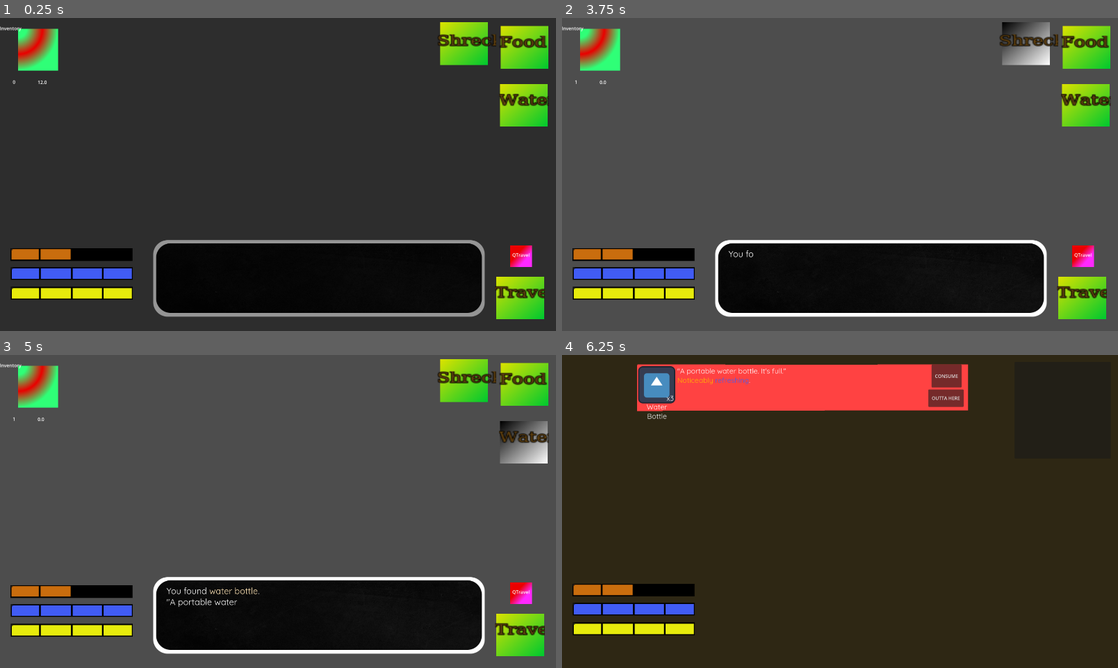
Above: before the commit, frames 1-4 (two rows, left to right).
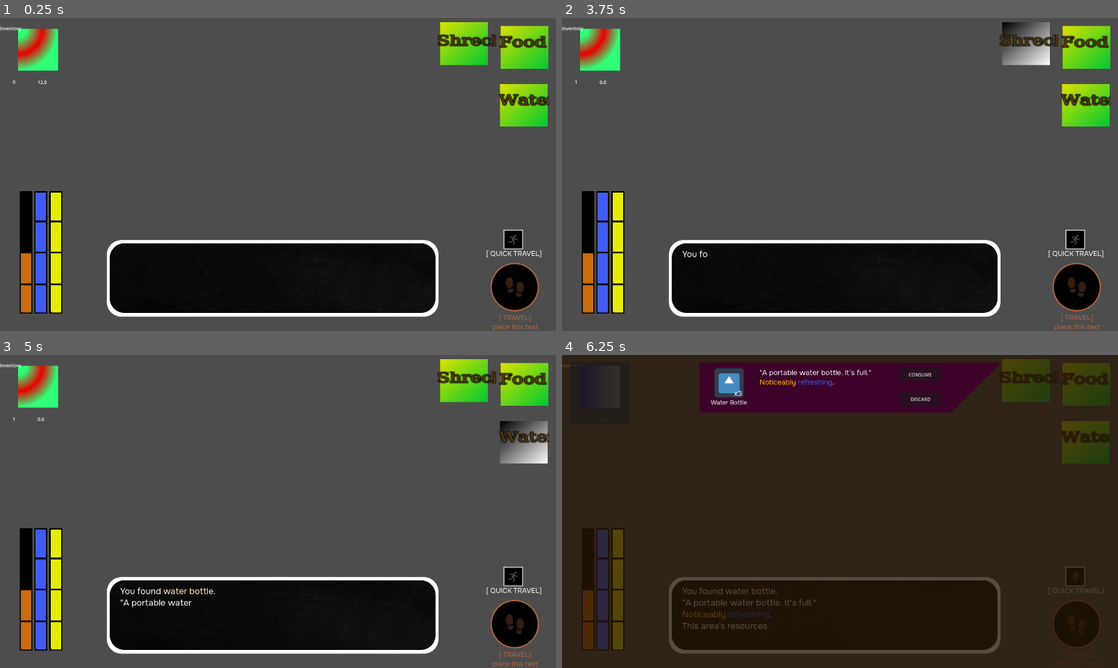
Above: after the commit, the same moments.

Repository: Peafowll/They-Left-Me
Game: Godot game, scene res://Objects/travel_mode.tscn
Two runs of this game, one before a commit and one after it. Both use one fixed random seed, a clock stepped at 60 frames per second and the inputs below. The engine's default icon, where the game draws it, is replaced by a stand-in: a white triangle on a blue panel in a dark square.
Inputs (mouse positions are in pixels of both pictures, inside the frame that each line leads up to):
- Up to frame 1 (0.25 s): no input
- Up to frame 2 (3.75 s): click "Travel" (after the commit: "[ TRAVEL] place this text whe…") at 0.5 s; click "QTravel" (after the commit: "[ QUICK TRAVEL]") at 1.25 s; click (600, 49) at 2 s; click (573, 287) at 2.77 s; click "Shreck" at 3.5 s
- Up to frame 3 (5 s): click "Water" at 4.25 s
- Up to frame 4 (6.25 s): click "Food" at 5 s; click (600, 386) at 5.75 s

The runs differ from the first frame. In frame 1, 84% of the frame differs, in the area x 0-100%, y 0-100%; in frame 2, 10%; in frame 3, 10%; in frame 4, 18%.

Commit message:
UI Update Part I
New Icons for travel and q.travel
Changed layout of inventory

Diff:
--- a/Objects/day_dev.gd
+++ b/Objects/day_dev.gd
@@ -1,4 +1,4 @@
 extends Label
 
-func _process(delta: float) -> void:
+func _process(_delta: float) -> void:
 	text = str(World.day)
--- a/Objects/hour_dev.gd
+++ b/Objects/hour_dev.gd
@@ -1,4 +1,4 @@
 extends Label
 
-func _process(delta: float) -> void:
+func _process(_delta: float) -> void:
 	text = str(World.hour)
--- a/Objects/inventory.tscn
+++ b/Objects/inventory.tscn
@@ -3,11 +3,11 @@
 [ext_resource type="Script" uid="uid://dcwv35s7k4av" path="res://Objects/inventory.gd" id="1_uwsja"]
 [ext_resource type="Script" uid="uid://brif5eptj7lho" path="res://Objects/item_ui.gd" id="2_30xvo"]
 [ext_resource type="Texture2D" uid="uid://cegclh44m5ssm" path="res://icon.svg" id="2_33ull"]
-[ext_resource type="FontFile" uid="uid://drd2x6n6tumik" path="res://Objects/Themes/Quicksand-Regular.ttf" id="2_ogkbk"]
+[ext_resource type="FontFile" uid="uid://e534v0lhcoix" path="res://Objects/Themes/Onest-VariableFont_wght.ttf" id="3_uj6eu"]
 [ext_resource type="PackedScene" uid="uid://3moepcq27gcb" path="res://Objects/stat_bar.tscn" id="5_uj6eu"]
 
 [sub_resource type="StyleBoxFlat" id="StyleBoxFlat_uwsja"]
-bg_color = Color(0.18, 0.1536, 0.081, 1)
+bg_color = Color(0.14902, 0.0823529, 0.027451, 0.768627)
 
 [sub_resource type="StyleBoxFlat" id="StyleBoxFlat_gnudj"]
 bg_color = Color(0.905433, 0.92, 0.046, 1)
@@ -44,16 +44,18 @@
 
 [node name="Panel" type="Panel" parent="."]
 layout_mode = 0
-offset_right = 1924.0
-offset_bottom = 1086.0
+offset_left = -51.0
+offset_top = -18.0
+offset_right = 1948.0
+offset_bottom = 1094.0
 theme_override_styles/panel = SubResource("StyleBoxFlat_uwsja")
 
 [node name="VBoxContainer" type="VBoxContainer" parent="Panel"]
 layout_mode = 0
-offset_left = 278.0
-offset_top = 51.0
-offset_right = 417.0
-offset_bottom = 1007.0
+offset_left = 544.0
+offset_top = 64.0
+offset_right = 864.0
+offset_bottom = 1026.0
 
 [node name="ItemRow" type="VBoxContainer" parent="Panel/VBoxContainer"]
 custom_minimum_size = Vector2(25, 200)
@@ -63,82 +65,91 @@
 layout_mode = 2
 script = ExtResource("2_30xvo")
 
-[node name="Polygon2D" type="Polygon2D" parent="Panel/VBoxContainer/ItemRow/ItemUI"]
-position = Vector2(1.46336, 18.6903)
-scale = Vector2(0.974446, 0.817259)
-color = Color(1, 0.26, 0.26, 1)
-polygon = PackedVector2Array(-21, 157, 1153, 154, 1153, 66.1083, 1153, -40, 558.816, -37.6548, -20, -40)
+[node name="ItemSlot" type="Polygon2D" parent="Panel/VBoxContainer/ItemRow/ItemUI"]
+position = Vector2(-1.09456, 18.6903)
+scale = Vector2(0.85264, 0.817259)
+color = Color(0.242175, 0.00914331, 0.162452, 1)
+polygon = PackedVector2Array(-21, 170, 1000, 170, 1200, -40, -21, -39.9999)
 
 [node name="Label" type="RichTextLabel" parent="Panel/VBoxContainer/ItemRow/ItemUI"]
 clip_contents = false
 custom_minimum_size = Vector2(0, 1)
 layout_direction = 2
 layout_mode = 0
-offset_left = -11.0
-offset_top = 117.0
-offset_right = 112.0
-offset_bottom = 183.0
-theme_override_fonts/normal_font = ExtResource("2_ogkbk")
-theme_override_font_sizes/normal_font_size = 25
+offset_left = -13.0
+offset_top = 109.0
+offset_right = 181.0
+offset_bottom = 153.0
+mouse_filter = 2
+theme_override_constants/line_separation = -9
+theme_override_fonts/normal_font = ExtResource("3_uj6eu")
+theme_override_font_sizes/normal_font_size = 21
 bbcode_enabled = true
-text = "[center]item here[/center]"
+text = "ITEM NAME
+I HATE THIS"
 scroll_active = false
 tab_size = 2
+horizontal_alignment = 1
 
 [node name="CountLabel" type="RichTextLabel" parent="Panel/VBoxContainer/ItemRow/ItemUI"]
 z_index = 1
 layout_mode = 0
-offset_left = 83.0
-offset_top = 87.0
-offset_right = 138.0
-offset_bottom = 128.0
-theme_override_fonts/normal_font = ExtResource("2_ogkbk")
+offset_left = 29.0
+offset_top = 75.0
+offset_right = 129.0
+offset_bottom = 113.0
+mouse_filter = 2
+theme_override_fonts/normal_font = ExtResource("3_uj6eu")
 theme_override_font_sizes/normal_font_size = 25
 text = "x1"
+horizontal_alignment = 2
 
 [node name="Description" type="RichTextLabel" parent="Panel/VBoxContainer/ItemRow/ItemUI"]
 layout_mode = 0
-offset_left = 120.0
-offset_top = -7.0
-offset_right = 1100.0
-offset_bottom = 126.0
-theme_override_fonts/normal_font = ExtResource("2_ogkbk")
+offset_left = 189.0
+offset_top = 3.0
+offset_right = 661.0
+offset_bottom = 136.0
+mouse_filter = 2
+theme_override_fonts/normal_font = ExtResource("3_uj6eu")
 theme_override_font_sizes/normal_font_size = 25
 bbcode_enabled = true
-text = "Tho
-sd
-fd
-gfd"
+text = "Description
+--------------
+--------------
+Description"
 
 [node name="Icon" type="Sprite2D" parent="Panel/VBoxContainer/ItemRow/ItemUI"]
-position = Vector2(49, 57)
+position = Vector2(84, 55)
+scale = Vector2(0.820313, 0.820313)
 texture = ExtResource("2_33ull")
 
 [node name="ConsumeButton" type="Button" parent="Panel/VBoxContainer/ItemRow/ItemUI"]
 layout_mode = 0
-offset_left = 998.0
-offset_top = -13.0
-offset_right = 1102.0
-offset_bottom = 66.0
+offset_left = 673.0
+offset_top = 2.0
+offset_right = 815.0
+offset_bottom = 51.0
 text = "CONSUME"
 metadata/ItemName = "placehold"
 
 [node name="DiscardButton" type="Button" parent="Panel/VBoxContainer/ItemRow/ItemUI"]
 layout_mode = 0
-offset_left = 987.0
-offset_top = 73.0
-offset_right = 1109.0
-offset_bottom = 133.0
-text = "OUTTA HERE"
+offset_left = 673.0
+offset_top = 88.0
+offset_right = 818.0
+offset_bottom = 136.0
+text = "DISCARD"
 
 [node name="Close Inventory button" type="Button" parent="."]
 layout_mode = 0
-offset_left = 1563.0
+offset_left = 27.0
 offset_top = 29.0
-offset_right = 1895.0
-offset_bottom = 362.0
+offset_right = 233.0
+offset_bottom = 245.0
 
 [node name="EnergyBar" parent="." instance=ExtResource("5_uj6eu")]
+visible = false
 layout_mode = 0
 offset_left = 37.0
 offset_top = 928.0
@@ -147,6 +158,7 @@
 theme_override_styles/fill = SubResource("StyleBoxFlat_gnudj")
 
 [node name="ThirstBar" parent="." instance=ExtResource("5_uj6eu")]
+visible = false
 layout_mode = 0
 offset_left = 37.0
 offset_top = 860.0
@@ -155,6 +167,7 @@
 theme_override_styles/fill = SubResource("StyleBoxFlat_swd4b")
 
 [node name="HungerBar" parent="." instance=ExtResource("5_uj6eu")]
+visible = false
 layout_mode = 0
 offset_left = 36.0
 offset_top = 794.0
--- a/Objects/textbox.tscn
+++ b/Objects/textbox.tscn
@@ -1,7 +1,8 @@
-[gd_scene load_steps=4 format=3 uid="uid://idib3kfv2002"]
+[gd_scene load_steps=5 format=3 uid="uid://idib3kfv2002"]
 
 [ext_resource type="Texture2D" uid="uid://b111vyqfhvxmi" path="res://Sprites/textbox.png" id="1_7tnc2"]
 [ext_resource type="Script" uid="uid://bv2tgqwdtsb12" path="res://textbox.gd" id="2_1wf8y"]
+[ext_resource type="FontFile" uid="uid://e534v0lhcoix" path="res://Objects/Themes/Onest-VariableFont_wght.ttf" id="3_1chv7"]
 [ext_resource type="FontFile" uid="uid://drd2x6n6tumik" path="res://Objects/Themes/Quicksand-Regular.ttf" id="3_1wf8y"]
 
 [node name="Textbox" type="Control" node_paths=PackedStringArray("sprite", "rich_text")]
@@ -26,7 +27,7 @@
 offset_right = 524.0
 offset_bottom = 101.0
 mouse_filter = 2
-theme_override_fonts/normal_font = ExtResource("3_1wf8y")
+theme_override_fonts/normal_font = ExtResource("3_1chv7")
 theme_override_fonts/mono_font = ExtResource("3_1wf8y")
 theme_override_fonts/italics_font = ExtResource("3_1wf8y")
 theme_override_fonts/bold_italics_font = ExtResource("3_1wf8y")
--- a/Objects/time_shader.gd
+++ b/Objects/time_shader.gd
@@ -1,6 +1,6 @@
 extends Polygon2D
 
-func _process(delta: float) -> void:
+func _process(_delta: float) -> void:
 	#changing the color of the bg based on time
 	#make this better someone pls (like add colors)
 	var brightness : = (World.hour/24)/1.2
--- a/Objects/travel_mode.tscn
+++ b/Objects/travel_mode.tscn
@@ -8,6 +8,13 @@
 [ext_resource type="Script" uid="uid://dfiwv8ylg1e26" path="res://Objects/day_dev.gd" id="4_ll3f6"]
 [ext_resource type="Script" uid="uid://dwmrmn6ofqc08" path="res://Objects/hour_dev.gd" id="5_1ghfr"]
 [ext_resource type="PackedScene" uid="uid://lhdp4xqlabt8" path="res://Objects/inventory.tscn" id="5_2mib4"]
+[ext_resource type="Texture2D" uid="uid://cl5ply6usd8qv" path="res://Sprites/walk4.png" id="8_ncgkk"]
+[ext_resource type="Texture2D" uid="uid://b7q062yv3xnj8" path="res://Sprites/walk2.png" id="9_gtywx"]
+[ext_resource type="Texture2D" uid="uid://de16bt7j2dqpe" path="res://Sprites/walk3.png" id="9_hdacw"]
+[ext_resource type="FontFile" uid="uid://e534v0lhcoix" path="res://Objects/Themes/Onest-VariableFont_wght.ttf" id="11_ncgkk"]
+[ext_resource type="Texture2D" uid="uid://cxap3gj0abf6y" path="res://Sprites/run.png" id="12_u5h8l"]
+[ext_resource type="Texture2D" uid="uid://da58p32m6r2v7" path="res://Sprites/run3.png" id="13_6oavs"]
+[ext_resource type="Texture2D" uid="uid://bietp5ylh4eky" path="res://Sprites/run2.png" id="14_ybxjm"]
 
 [sub_resource type="Gradient" id="Gradient_05maj"]
 offsets = PackedFloat32Array(0.21393, 0.61194, 1)
@@ -70,16 +77,6 @@
 height = 75
 fill_to = Vector2(1, 1)
 
-[sub_resource type="Gradient" id="Gradient_s3etm"]
-colors = PackedColorArray(0.92549, 0, 0, 1, 1, 0.160784, 1, 1)
-
-[sub_resource type="GradientTexture2D" id="GradientTexture2D_2mib4"]
-gradient = SubResource("Gradient_s3etm")
-width = 75
-height = 75
-fill_from = Vector2(0.418803, 0.299145)
-fill_to = Vector2(0.764957, 0.611111)
-
 [node name="TravelMode" type="Node2D"]
 
 [node name="Background" parent="." instance=ExtResource("1_s3etm")]
@@ -88,16 +85,18 @@
 scale = Vector2(1.2, 1.2)
 
 [node name="TimeShader" type="Polygon2D" parent="."]
+visible = false
 color = Color(0, 0, 0, 1)
 polygon = PackedVector2Array(-10, -1, 1953, -12, 1968, 1114, -24, 1114)
 script = ExtResource("2_tbuwt")
 
-[node name="UIUpdate" type="Control" parent="."]
+[node name="UIUpdate" type="Control" parent="." node_paths=PackedStringArray("travel_button")]
 layout_mode = 3
 anchors_preset = 0
 offset_right = 40.0
 offset_bottom = 40.0
 script = ExtResource("1_05maj")
+travel_button = NodePath("TravelButton")
 
 [node name="DayDev" type="Label" parent="UIUpdate"]
 layout_mode = 0
@@ -134,26 +133,29 @@
 
 [node name="EnergyBar" parent="UIUpdate" instance=ExtResource("1_hyowb")]
 layout_mode = 0
-offset_left = 37.0
-offset_top = 928.0
-offset_right = 459.0
-offset_bottom = 972.0
+offset_left = 171.0
+offset_top = 1020.0
+offset_right = 593.0
+offset_bottom = 1064.0
+rotation = -1.5708
 theme_override_styles/fill = SubResource("StyleBoxFlat_s3etm")
 
 [node name="ThirstBar" parent="UIUpdate" instance=ExtResource("1_hyowb")]
 layout_mode = 0
-offset_left = 37.0
-offset_top = 860.0
-offset_right = 459.0
-offset_bottom = 904.0
+offset_left = 119.0
+offset_top = 1020.0
+offset_right = 541.0
+offset_bottom = 1064.0
+rotation = -1.5708
 theme_override_styles/fill = SubResource("StyleBoxFlat_05maj")
 
 [node name="HungerBar" parent="UIUpdate" instance=ExtResource("1_hyowb")]
 layout_mode = 0
-offset_left = 36.0
-offset_top = 794.0
-offset_right = 458.0
-offset_bottom = 838.0
+offset_left = 68.0
+offset_top = 1020.0
+offset_right = 490.0
+offset_bottom = 1064.0
+rotation = -1.5708
 theme_override_styles/fill = SubResource("StyleBoxFlat_hyowb")
 
 [node name="SearchShelterButton" type="TextureButton" parent="UIUpdate"]
@@ -239,49 +241,60 @@
 autowrap_mode = 0
 
 [node name="TravelButton" type="TextureButton" parent="UIUpdate"]
-layout_mode = 0
-offset_left = 1714.0
-offset_top = 892.0
-offset_right = 1789.0
-offset_bottom = 967.0
-scale = Vector2(2.1954, 1.96208)
-texture_normal = SubResource("GradientTexture2D_05maj")
-texture_hover = SubResource("GradientTexture2D_hyowb")
-
-[node name="RichTextLabel" type="RichTextLabel" parent="UIUpdate/TravelButton"]
+modulate = Color(0.709097, 0.401933, 0.238619, 1)
+layout_mode = 0
+offset_left = 1693.0
+offset_top = 843.0
+offset_right = 1862.0
+offset_bottom = 1015.0
+texture_normal = ExtResource("8_ncgkk")
+texture_pressed = ExtResource("9_hdacw")
+texture_hover = ExtResource("9_gtywx")
+
+[node name="TravelText" type="RichTextLabel" parent="UIUpdate/TravelButton"]
 layout_mode = 0
 offset_left = -2.0
-offset_top = 17.0
-offset_right = 41.0
-offset_bottom = 40.0
-scale = Vector2(1.82284, 1.51439)
-mouse_filter = 2
-theme = ExtResource("1_gyy25")
-text = "Travel"
-scroll_active = false
-autowrap_mode = 0
+offset_top = 173.0
+offset_right = 174.0
+offset_bottom = 305.0
+mouse_filter = 2
+theme_override_fonts/normal_font = ExtResource("11_ncgkk")
+theme_override_font_sizes/normal_font_size = 24
+text = "[ TRAVEL]
+place this text
+wherever you want"
+horizontal_alignment = 1
+vertical_alignment = 1
 
 [node name="QuickTravelButton" type="TextureButton" parent="UIUpdate"]
 layout_mode = 1
-anchors_preset = -1
-anchor_left = 44.05
-anchor_top = 19.6
-anchor_right = 45.95
-anchor_bottom = 21.475
-offset_right = -0.00012207
-texture_normal = SubResource("GradientTexture2D_2mib4")
-metadata/_edit_use_anchors_ = true
-
-[node name="RichTextLabel" type="RichTextLabel" parent="UIUpdate/QuickTravelButton"]
-layout_mode = 0
-offset_left = 7.0
-offset_top = 22.0
-offset_right = 79.0
-offset_bottom = 49.0
-mouse_filter = 2
-bbcode_enabled = true
-text = "QTravel"
-scroll_active = false
+offset_left = 1738.0
+offset_top = 730.0
+offset_right = 1808.0
+offset_bottom = 799.0
+texture_normal = ExtResource("12_u5h8l")
+texture_pressed = ExtResource("13_6oavs")
+texture_hover = ExtResource("14_ybxjm")
+
+[node name="TravelText" type="RichTextLabel" parent="UIUpdate/QuickTravelButton"]
+layout_mode = 1
+anchors_preset = 8
+anchor_left = 0.5
+anchor_top = 0.5
+anchor_right = 0.5
+anchor_bottom = 0.5
+offset_left = -109.0
+offset_top = -17.5
+offset_right = 113.0
+offset_bottom = 114.5
+grow_horizontal = 2
+grow_vertical = 2
+mouse_filter = 2
+theme_override_fonts/normal_font = ExtResource("11_ncgkk")
+theme_override_font_sizes/normal_font_size = 24
+text = "[ QUICK TRAVEL]"
+horizontal_alignment = 1
+vertical_alignment = 1
 
 [node name="Inventory" parent="UIUpdate" instance=ExtResource("5_2mib4")]
 visible = false
--- a/Objects/ui_update.gd
+++ b/Objects/ui_update.gd
@@ -5,6 +5,10 @@
 @onready var hunger_bar: ProgressBar = $HungerBar
 
 @onready var canvas_layer = $TravelingTransition
+
+
+# BUTTON
+@export var travel_button : TextureButton
 
 
 
@@ -18,6 +22,8 @@
 	$SearchFoodButton.pressed.connect(func(): _on_search_button_pressed("food"))
 	$SearchWaterButton.pressed.connect(func(): _on_search_button_pressed("water"))
 	$SearchShelterButton.pressed.connect(func(): _on_search_button_pressed("shelter"))
+
+
 
 
 func _on_search_button_pressed(tag : String):
--- a/show_text.gd
+++ b/show_text.gd
@@ -9,7 +9,7 @@
 	textbox = textbox_scene.instantiate()
 	add_child(textbox)
 
-	textbox.position = Vector2(1100, 900)
+	textbox.position = Vector2(940, 900)
 
 # WHAT THE ACTUAL FUCK IS WRONG WITH THIS TEXTBOX
 # I HATE EVERYTHING
Binary file added: Objects/Themes/Onest-VariableFont_wght.ttf
Not shown, added: Objects/Themes/Onest-VariableFont_wght.ttf.import
Not shown: 1 places in Objects/travel_mode.tscn that only renumber resources
Binary file added: Sprites/run.png
Not shown, added: Sprites/run.png.import
Binary file added: Sprites/run2.png
Not shown, added: Sprites/run2.png.import
Binary file added: Sprites/run3.png
Not shown, added: Sprites/run3.png.import
Binary file added: Sprites/walk.png
Not shown, added: Sprites/walk.png.import
Binary file added: Sprites/walk2.png
(and 5 more such lines)
